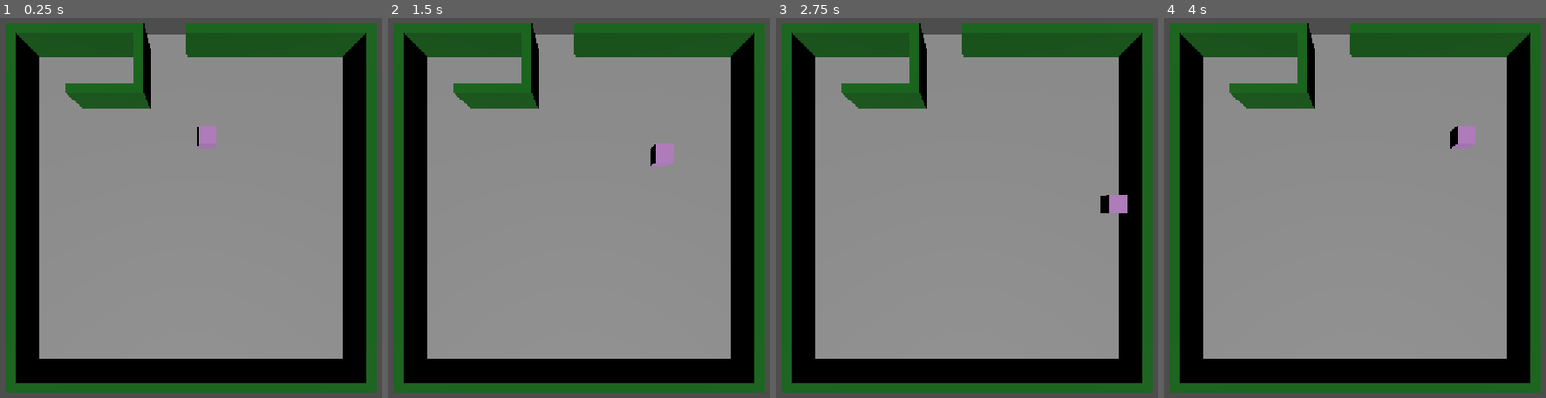
Above: before the commit, frames 1-4 (left to right).
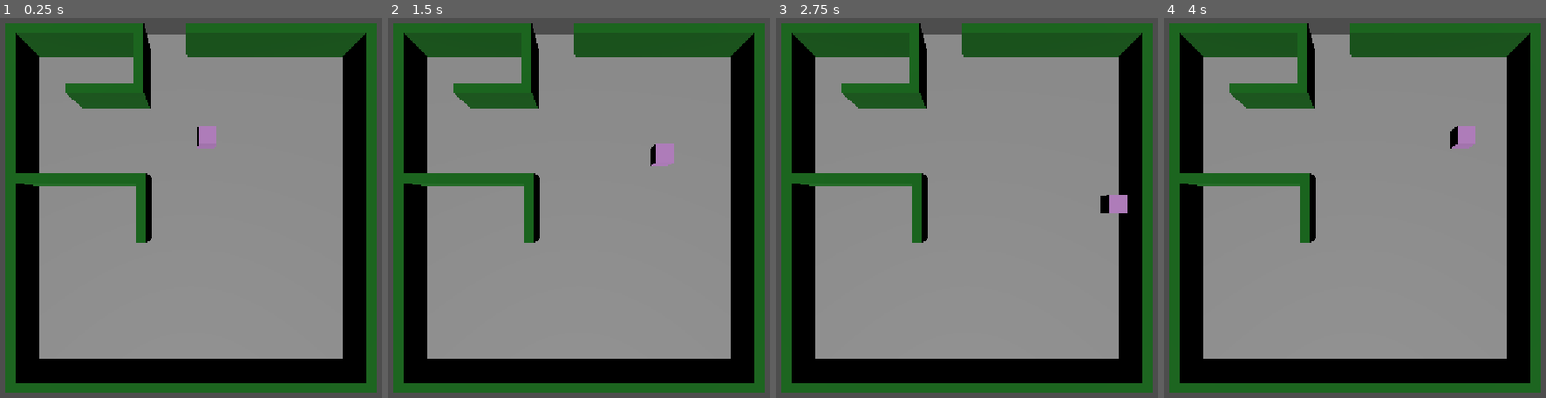
Above: after the commit, the same moments.

Repository: danijmoss/LightMaze
Game: Godot game, scene res://Scenes/main.tscn
The game is run twice, just before and just after one commit, with the same random seed, the same clock (stepped at 60 frames per second) and the same inputs.
Inputs:
- Up to frame 1 (0.25 s): no input
- Up to frame 2 (1.5 s): tap Enter at 0.5 s; hold Right (ui_right) 0.53-1.28 s; hold Down (ui_down) from 1.28 s (still down)
- Up to frame 3 (2.75 s): release Down (ui_down) at 2.03 s; hold Right (ui_right) from 2.03 s (still down)
- Up to frame 4 (4 s): release Right (ui_right) at 2.78 s; hold Up (ui_up) 2.78-3.53 s; hold Left (ui_left) from 3.53 s (still down)

The runs differ from the first frame. In frame 1, 1.8% of the frame differs, in the area x 4-40%, y 40-60%; in frame 2, 1.8%; in frame 3, 1.8%; in frame 4, 1.8%.

Commit message:
Created Middle Left Inner Wall

Diff:
--- a/Scenes/main.tscn
+++ b/Scenes/main.tscn
@@ -123,3 +123,14 @@
 
 [node name="TopLeft02" parent="Maze/InnerWalls/Top_Left" unique_id=1769981090 instance=ExtResource("3_8gbba")]
 transform = Transform3D(-1, 0, -8.742278e-08, 0, 1, 0, 8.742278e-08, 0, -1, -4.5, 0.25, -6)
+
+[node name="Middle_Left" type="Node3D" parent="Maze/InnerWalls" unique_id=1216541692]
+
+[node name="Middle_Left01" parent="Maze/InnerWalls" unique_id=921350896 instance=ExtResource("3_8gbba")]
+transform = Transform3D(1, 0, 0, 0, 1, 0, 0, 0, 1, -7.5, 0.25, -1.5)
+
+[node name="Middle_Left02" parent="Maze/InnerWalls" unique_id=1092272401 instance=ExtResource("3_8gbba")]
+transform = Transform3D(1, 0, 0, 0, 1, 0, 0, 0, 1, -4.5, 0.25, -1.5)
+
+[node name="Middle_Left03" parent="Maze/InnerWalls" unique_id=1245414073 instance=ExtResource("3_8gbba")]
+transform = Transform3D(-4.371139e-08, 0, 1, 0, 1, 0, -1, 0, -4.371139e-08, -2.5, 0.25, 0)
